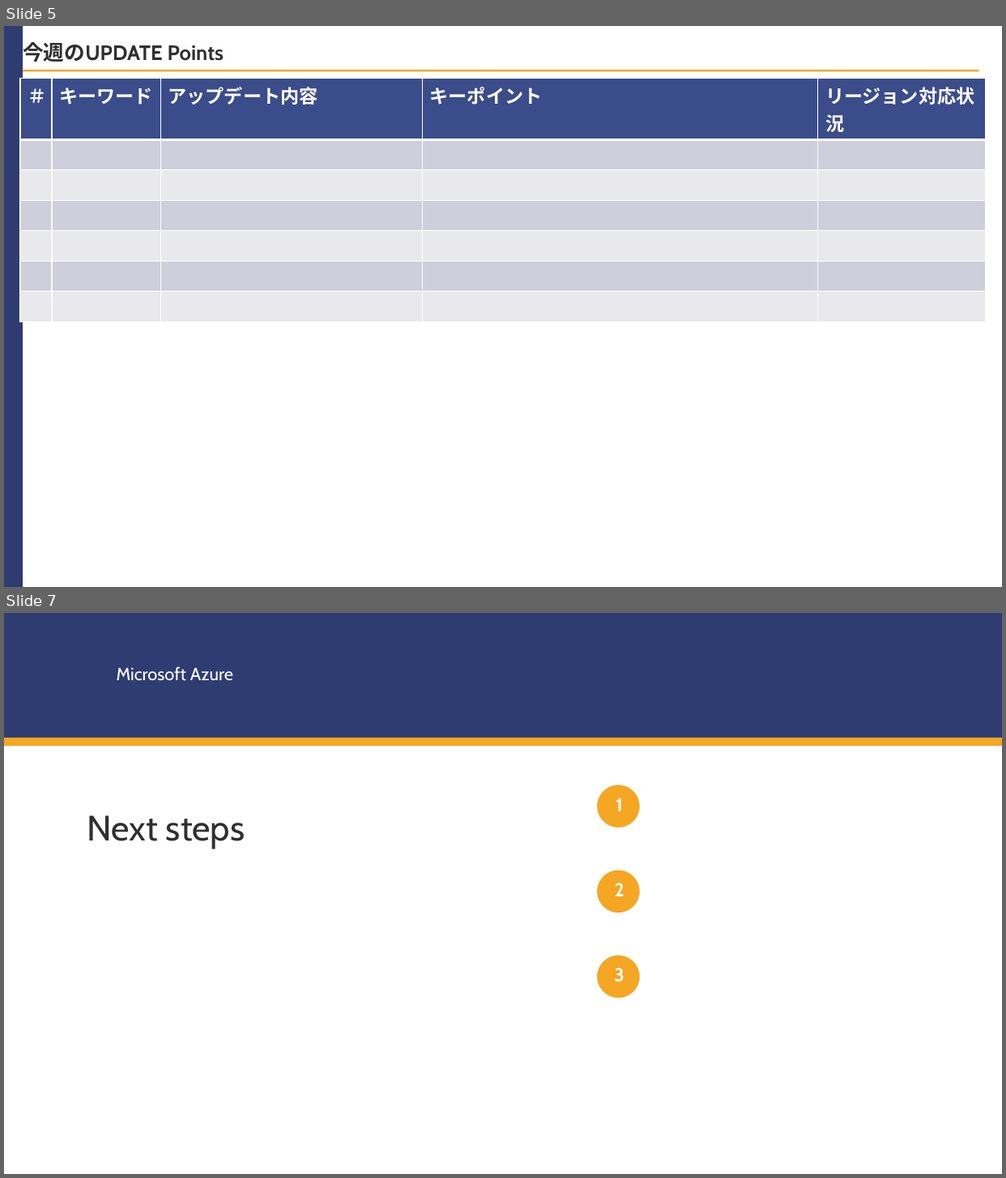
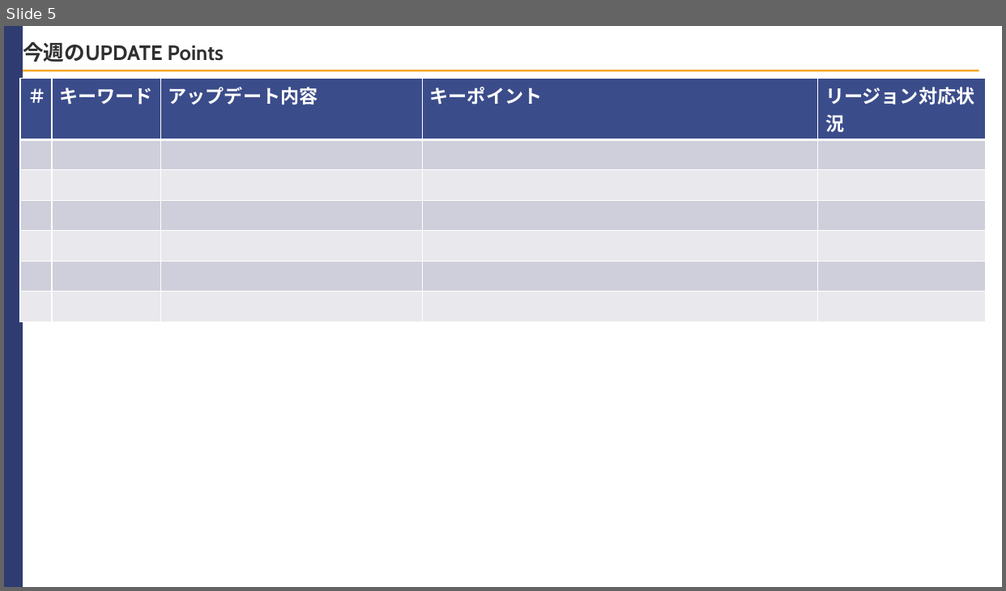
Before and after one commit to aktsmm/Agent-Skills, a slide deck: azure-update-customer-pptx/assets/template/azure-update-template.pptx. Shown one above the other, each under a label of ours: slides 5 and 7 before the commit, slide 5 after it; the slides between them are not shown. The pictures are 1006x1178 and 1006x591 pixels, drawn with LibreOffice and Linux fonts; fonts in the diff are those of the drawing. Boxes give left, top, right and bottom in pixels: in the first picture for what was removed or moved away, otherwise in the second. Text is boxed around its words. In the diff, an @@ line names an element or a change of style, - is before the commit and + after.

Commit message:
sync: azure-update-customer-pptx initial public release + m365-copilot-research LICENSE

```diff
--- a/azure-update-customer-pptx/assets/template/azure-update-template.pptx
+++ b/azure-update-customer-pptx/assets/template/azure-update-template.pptx
@@ slide 7 removed at <box>4,613,1002,1174</box>, background #FFFFFF @@
@@ rectangle removed at <box>4,613,1002,738</box> @@
@@ text removed at <box>117,666,233,681</box> @@
-Microsoft Azure
@@ rectangle removed at <box>4,738,1002,747</box> @@
@@ ellipse removed at <box>597,785,641,828</box> @@
@@ text removed at <box>616,798,623,811</box> @@
-1
@@ text removed at <box>87,815,245,849</box> @@
-Next steps
@@ ellipse removed at <box>597,870,641,914</box> @@
@@ text removed at <box>615,883,624,897</box> @@
-2
@@ ellipse removed at <box>597,955,641,999</box> @@
@@ text removed at <box>614,968,624,982</box> @@
-3
```
Also in this commit, not shown: 3 slides added, 42 other files.
